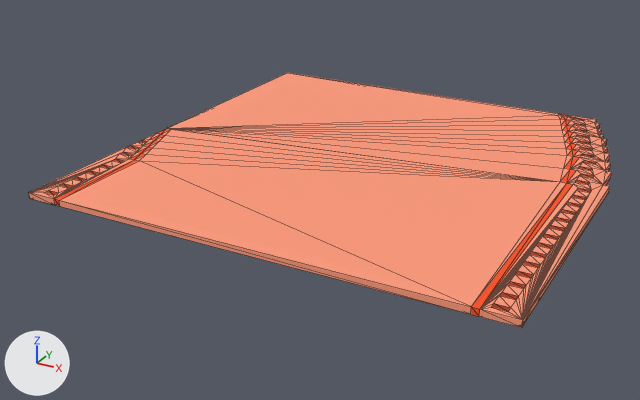
Renders of the OBJ model Game Dev 2/Assets/Models/Tracks/90_Large/Lava Zone/90_Large-2.obj from each side of a commit.
Both versions are drawn from a 50 mm camera at (58.8, -123.0, 52.9) aimed at (-5.5, -6.1, -5.6). The lights are fixed; the arrows at lower left show +X, +Y and +Z. Mesh edges are drawn as thin lines. Where no turn or scale is listed for an object, it has been applied to the vertices. Vertices at the same position are counted once.

In view in the first picture: '90_Large-2'.
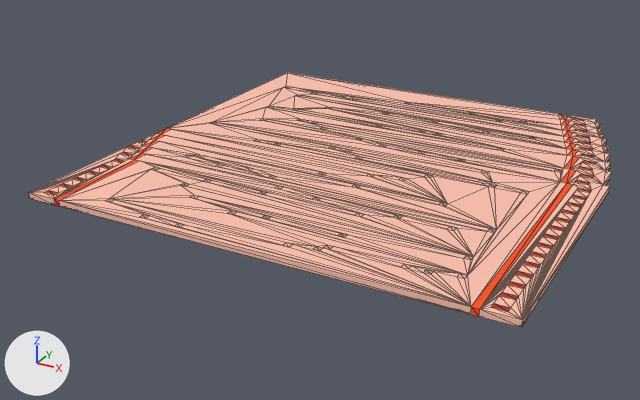
What differs and where, as boxes [x1, y1, x2, y2] in the pictures (640 x 400 px):
part 1 of me_90_large_2, added (beige): after [60, 73, 567, 307]

The edits, one by one:
me_90_large_2 is used by ob_90_large_2; location (0.0, 0.0, 0.0).
me_90_large_2 had 422 vertices, 840 faces and spanned x -37.5..37.5, y -37.5..37.5, z 0.0..1.0.
me_90_large_2 now has 1010 vertices, 2016 faces and spans x -37.5..37.5, y -37.5..37.5, z 0.0..1.0.
me_90_large_2 part 1: 588 vertices added at x -32.5..29.5, y -36.5..30.5, z 0.0..1.0.
